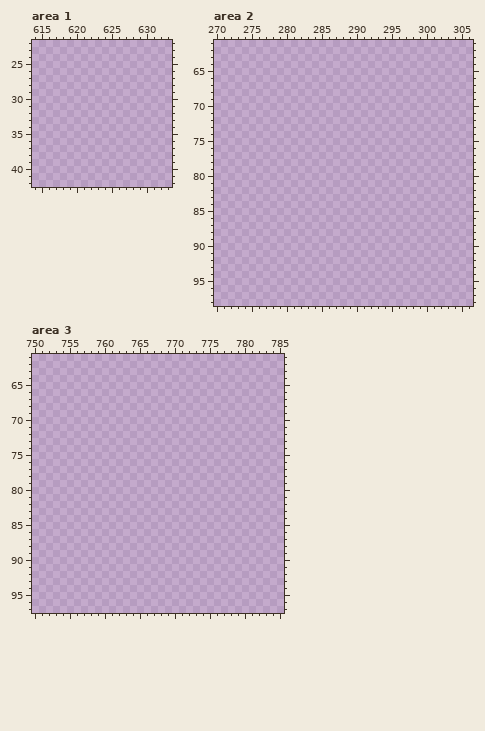
Pixel-art file -- gfx/misc.aseprite. The first picture shows the starting point.
1024x512 pixels, 1 frame. Colours within 5 levels of each other are drawn and written as one. Shown: area 1: x 614..633, y 22..42; area 2: x 270..306, y 61..98; area 3: x 750..785, y 61..97. The commit also changed other parts of the picture, which this record leaves out.
Palette (. is transparent): 
The result:
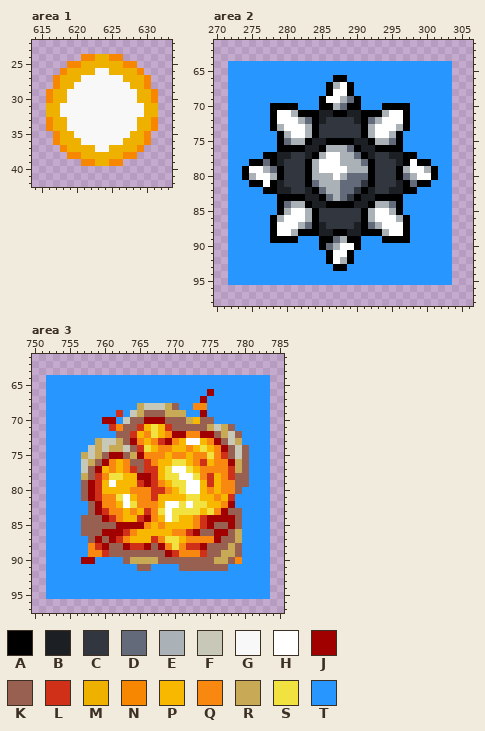
Colours new in this view: A #000000  B #1c1f24  C #32363f  D #636a7a  E #aab1b7  F #c8c8b8  G #f8f8f8  H #ffffff  J #a00000  K #976050  L #d03018  M #eeb100  N #f78600  P #f8b800  Q #f88810  R #c8a955  S #f2e240  T #2797ff
Change:
Changed rows in their new state; - is an unchanged pixel.
Area 1:
first column x 616:
24 -----NNMMNN-----
25 ---NNMMMMMMNN---
26 --NMMMMGGMMMMN--
27 -NMMMGGGGGGMMMN-
28 -NMMGGGGGGGGMMN-
29 NMMGGGGGGGGGGMMN
30 NMMGGGGGGGGGGMMN
31 MMGGGGGGGGGGGGMM
32 MMGGGGGGGGGGGGMM
33 NMMGGGGGGGGGGMMN
34 NMMGGGGGGGGGGMMN
35 -NMMGGGGGGGGMMN-
36 -NMMMGGGGGGMMMN-
37 --NMMMMGGMMMMN--
38 ---NNMMMMMMNN---
39 -----NNMMNN-----
Area 2:
first column x 272:
64 TTTTTTTTTTTTTTTTTTTTTTTTTTTTTTTT
65 TTTTTTTTTTTTTTTTTTTTTTTTTTTTTTTT
66 TTTTTTTTTTTTTTTAATTTTTTTTTTTTTTT
67 TTTTTTTTTTTTTTAEHATTTTTTTTTTTTTT
68 TTTTTTTTTTTTTTAHHATTTTTTTTTTTTTT
69 TTTTTTTTTTTTTAHHEDATTTTTTTTTTTTT
70 TTTTTTAAAATTTAAEDAATTTAAAATTTTTT
71 TTTTTTAHHEAAABBAABBAAAEHHATTTTTT
72 TTTTTTAHHHEDABCCCCBADEHHHATTTTTT
73 TTTTTTAEHHHEACCCCCCAEHHHEATTTTTT
74 TTTTTTTAEHHEACCCCCCAEHHEATTTTTTT
75 TTTTTTTADEEABBAAAABBAEEDATTTTTTT
76 TTTTTTTAAAABBAEEEDABBAAAATTTTTTT
77 TTTTTAABBCCBAEHHEEDABCCBBAATTTTT
78 TTTAADABCCCAEHHHEEEDACCCBAHAATTT
79 TTAHHEDACCCAEHHHHEEEACCCAEHHEATT
80 TTAEHHEACCCAEEEHEDDDACCCADEHHATT
81 TTTAAHABCCCADEEEDDDCACCCBADAATTT
82 TTTTTAABBCCBADEEDDCABCCBBAATTTTT
83 TTTTTTTAAAABBADEDCABBAAAATTTTTTT
84 TTTTTTTADEEABBAAAABBAEEDATTTTTTT
85 TTTTTTTAEHHEACCCCCCAEHHEATTTTTTT
86 TTTTTTAEHHHEACCCCCCAEHHHEATTTTTT
87 TTTTTTAHHHEDABCCCCBADEHHHATTTTTT
88 TTTTTTAHHEAAABBAABBAAAEHHATTTTTT
89 TTTTTTAAAATTTAADEAATTTAAAATTTTTT
90 TTTTTTTTTTTTTADEHHATTTTTTTTTTTTT
91 TTTTTTTTTTTTTTAHHATTTTTTTTTTTTTT
92 TTTTTTTTTTTTTTAHEATTTTTTTTTTTTTT
93 TTTTTTTTTTTTTTTAATTTTTTTTTTTTTTT
94 TTTTTTTTTTTTTTTTTTTTTTTTTTTTTTTT
95 TTTTTTTTTTTTTTTTTTTTTTTTTTTTTTTT
Area 3:
first column x 752:
64 TTTTTTTTTTTTTTTTTTTTTTTTTTTTTTTT
65 TTTTTTTTTTTTTTTTTTTTTTTTTTTTTTTT
66 TTTTTTTTTTTTTTTTTTTTTTTJTTTTTTTT
67 TTTTTTTTTTTTTTTTTTTTTTJTTTTTTTTT
68 TTTTTTTTTTTTTRFFFRKTTQQTTTTTTTTT
69 TTTTTTTTTTLTFRKKKRRRTTJTTTTTTTTT
70 TTTTTTTTJJTFKKJJJKKKRPKKTTTTTTTT
71 TTTTTTTTTLQKKLPSPLKKKKKRFRKTTTTT
72 TTTTTTTTTTKKLPQSPQJJQQJJKRFKTTTT
73 TTTTTTTRFFRKJQPQLJQPHHPQJKFRTTTT
74 TTTTTTFRFRRFKLSPQQPPQPSPQJKFKTTT
75 TTTTTRFRKJJKRJQQQPQQPQQSQLKFKTTT
76 TTTTTFRKJQPQKKLQPPSSPQLPQQJRKTTT
77 TTTTTFKJPQPQLKLLPSHHSPQQQQLRKTTT
78 TTTTTRKLQSSPPJJLPSSHHSQLPQLKKTTT
79 TTTTTKJLPHPPPLJLQPSSHHPLPQQKKTTT
80 TTTTTKJLPPPPQQQLLQPSHHPQPQQKTTTT
81 TTTTTKJLQQSHPQQLPPPPSSPPQPLTTTTT
82 TTTTTTKJQQPHSQQQPHHSHSSPPQJTTTTT
83 TTTTTTKJLQQPQPLQSHSSSSPSQJKKTTTT
84 TTTTTKKKJLQPPLJQPHSPPQLJJJJKTTTT
85 TTTTTKKKKKJJJJQPQPPPPQLJKKJKTTTT
86 TTTTTKKKJJJLQPPPPPQQLJKKJJKRTTTT
87 TTTTTTKJKJLQPPPLQSSPQQQQJKKRTTTT
88 TTTTTTQLJKKJLLJKJQSQLLJKKKRKTTTT
89 TTTTTTQQLKKKKKKKKJLQQQLKKRRKTTTT
90 TTTTTJJTTTTKRRRRKKKKKKKKRRKQTTTT
91 TTTTTTTTTTTTTKKTTTTKKKKKKKTTTTTT
92 TTTTTTTTTTTTTTTTTTTTTTTTTTTTTTTT
93 TTTTTTTTTTTTTTTTTTTTTTTTTTTTTTTT
94 TTTTTTTTTTTTTTTTTTTTTTTTTTTTTTTT
95 TTTTTTTTTTTTTTTTTTTTTTTTTTTTTTTT
